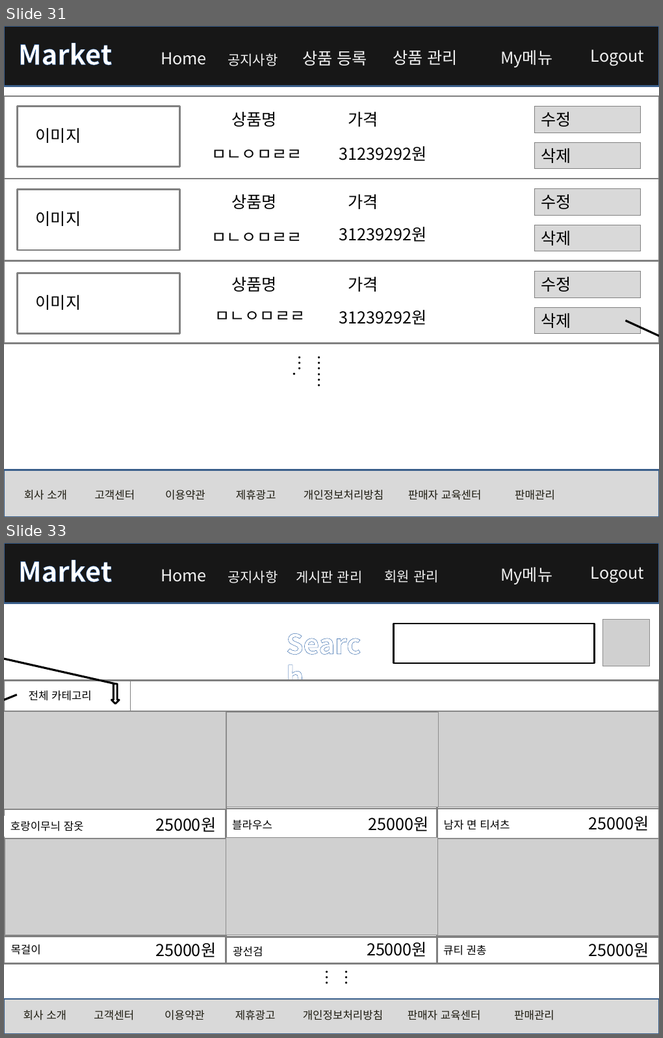
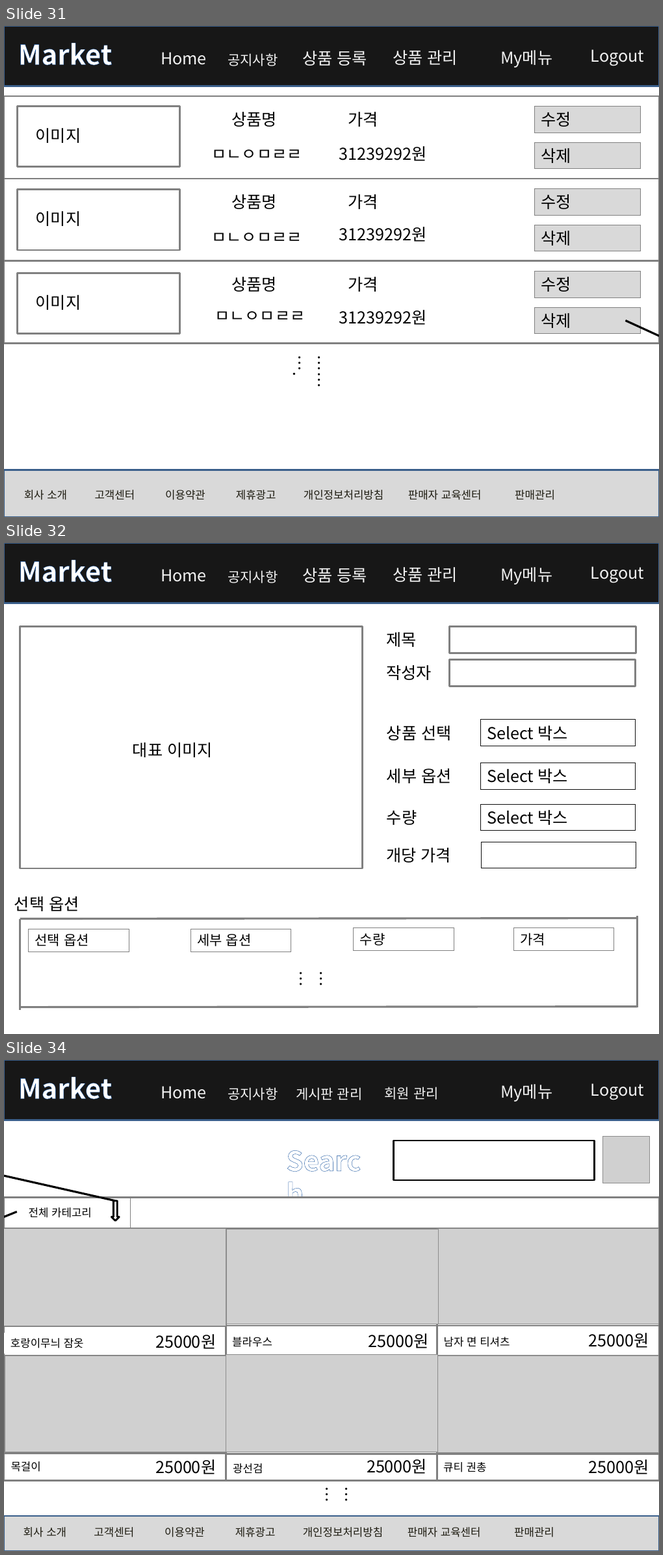
Before and after one commit to rosangels2/market, a slide deck: 포트폴리오/스토리보드/스토리보드.pptx. Shown one above the other, each under a label of ours: slides 31 and 33 before the commit, slides 31, 32 and 34 after it; the slides between them are not shown. The pictures are 663x1038 and 663x1555 pixels, drawn with LibreOffice and Linux fonts; fonts in the diff are those of the drawing; grey boxes stand for pictures. Boxes give left, top, right and bottom in pixels: in the first picture for what was removed or moved away, otherwise in the second. Text is boxed around its words. In the diff, an @@ line names an element or a change of style, - is before the commit and + after.

Commit message:
관리자 페이지 구현

```diff
--- a/포트폴리오/스토리보드/스토리보드.pptx
+++ b/포트폴리오/스토리보드/스토리보드.pptx
@@ slide 32 added at (4,543,659,1034), background #FFFFFF @@
@@ group added at (4,543,659,603): 7 texts, 1 rectangle @@
+Logout
+My메뉴
+Home
+공지사항
+상품 등록
+Market
+상품 관리
@@ rectangle added at (20,626,362,869), fill #FFFFFF, outline #808080 2 pt @@
@@ text added at (133,743,213,757), 18 pt, text #000000 @@
+대표 이미지
@@ group added at (386,626,636,869): 6 texts, 6 rectangles @@
+제목
+작성자
+상품 선택
+Select 박스
+수량
+Select 박스
+세부 옵션
+Select 박스
+개당 가격
@@ group added at (14,897,638,1011): 4 lines, 4 rectangles, 2 texts @@
+선택 옵션
+선택 옵션
+수량
+가격
+……
+세부 옵션
@@ what was slide 33 is now slide 34 @@
```
Also in this commit, not shown: 3 slides changed, 8 other files.
